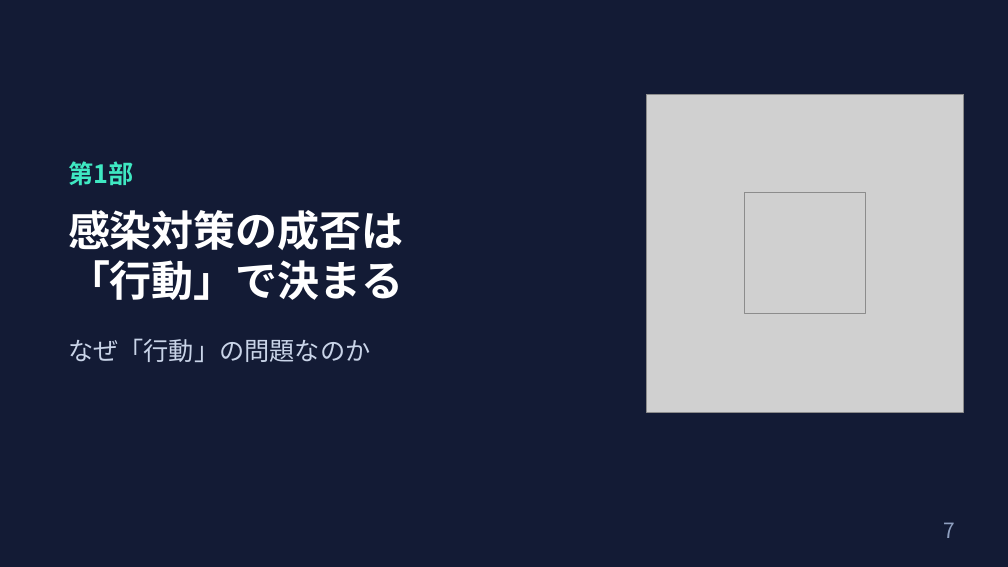
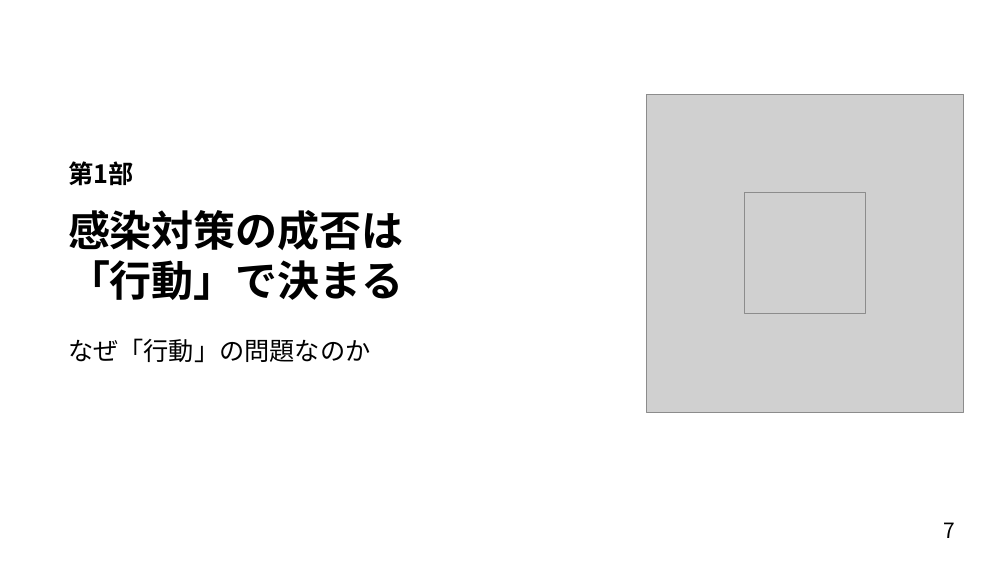
Before and after one commit to nsuzuki88-bit/my-web, a slide deck: slide 7 of lectures/behavioral-science-invisible-enemy/行動科学は感染対策の見えない敵を可視化する.pptx. Drawn at 1008x567 pixels with LibreOffice and Linux fonts; fonts in the diff are those of the drawing; grey boxes stand for pictures. Boxes give left, top, right and bottom in pixels: in the first picture for what was removed or moved away, otherwise in the second. Text is boxed around its words. In the diff, an @@ line names an element or a change of style, - is before the commit and + after.

```diff
--- a/lectures/behavioral-science-invisible-enemy/行動科学は感染対策の見えない敵を可視化する.pptx
+++ b/lectures/behavioral-science-invisible-enemy/行動科学は感染対策の見えない敵を可視化する.pptx
@@ background #131B35 to #FFFFFF @@
@@ text "第1部" at box(68, 161, 133, 186): text colour #3FE8C2 to #000000 @@
@@ text "感染対策の成否は" at box(68, 210, 404, 300): text colour #FFFFFF to #000000 @@
@@ text "なぜ「行動」の問題なのか" at box(68, 338, 370, 363): text colour #C9D4E8 to #000000 @@
@@ page number at box(943, 522, 955, 538): text colour #8FA0C0 to #000000 @@
```
Also in this commit, not shown: 17 other slides changed, 5 slides added, 6 slides removed, 6 other files.
